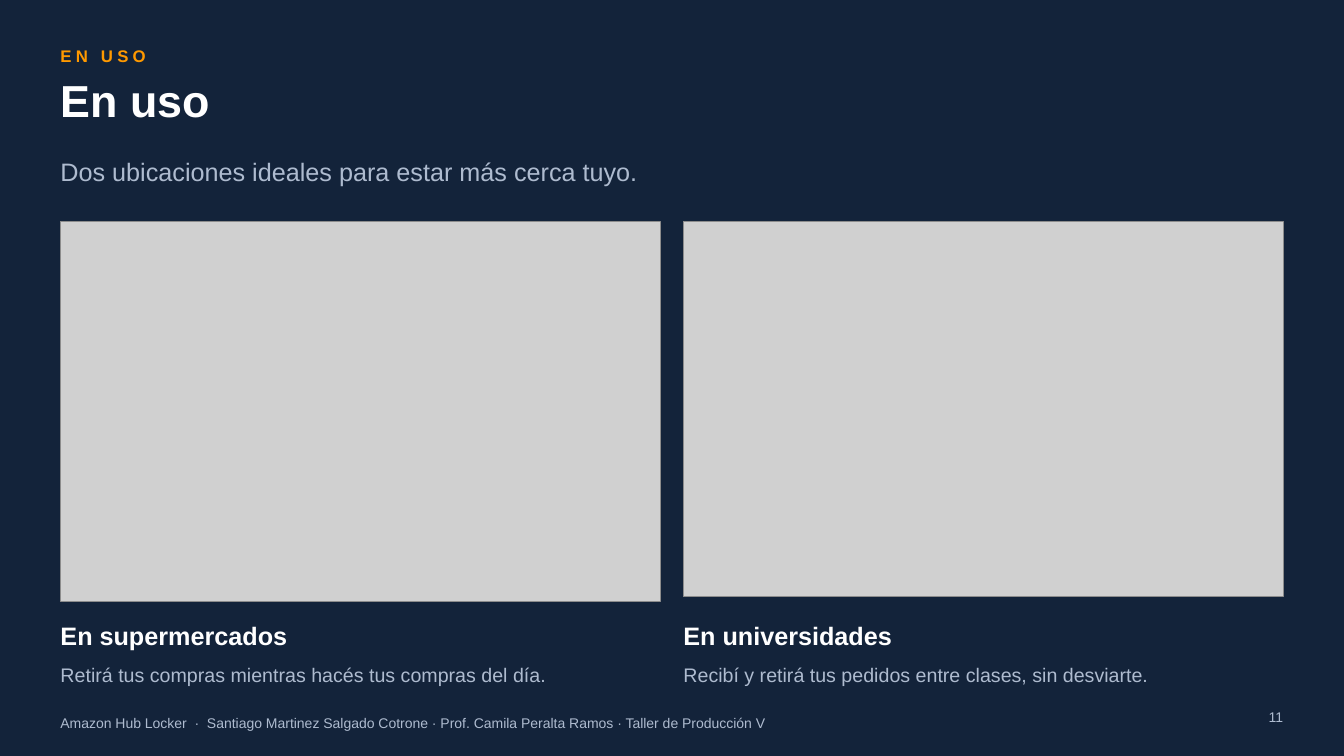
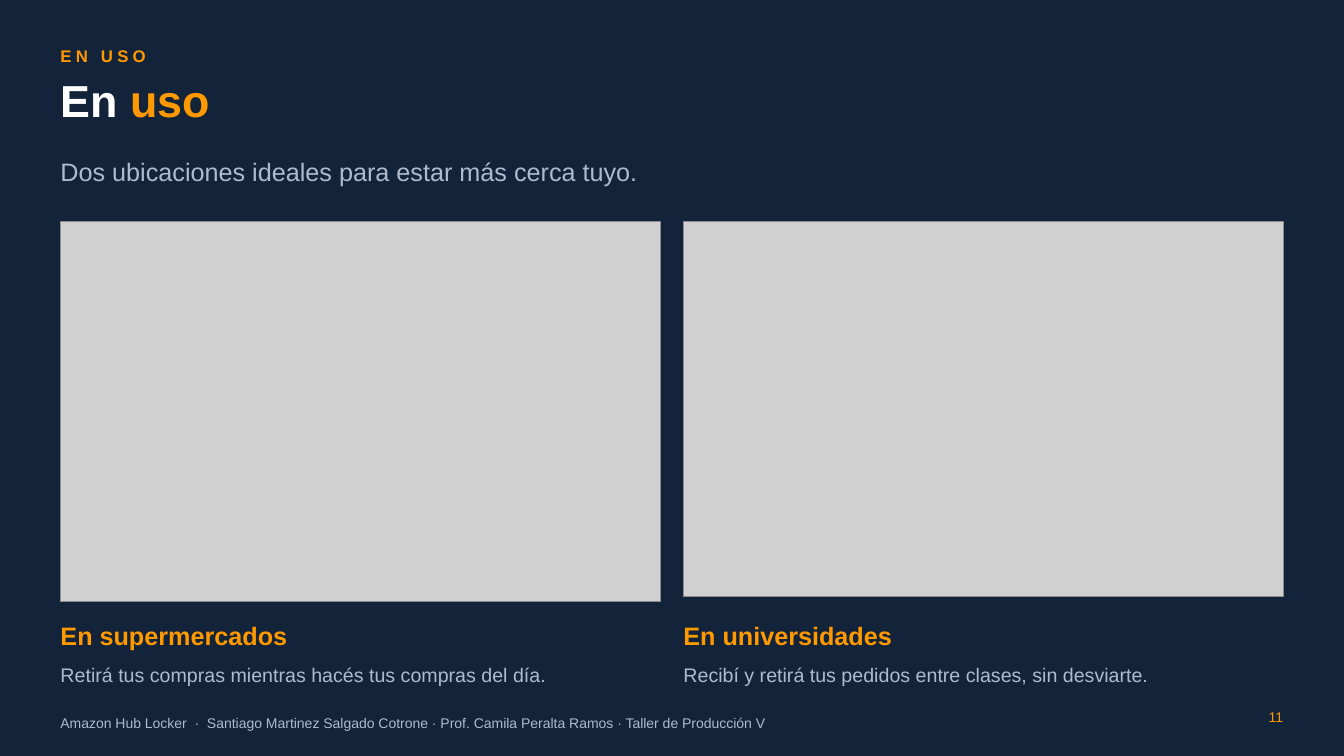
Before and after one commit to ramasalgado/Amazon-Proyecto, a slide deck: slide 11 of presentacion/Amazon-Hub-Locker-presentacion.pptx. Drawn at 1344x756 pixels with LibreOffice and Linux fonts; fonts in the diff are those of the drawing; grey boxes stand for pictures; background and template pictures are left out. Boxes give left, top, right and bottom in pixels: in the first picture for what was removed or moved away, otherwise in the second. Text is boxed around its words. In the diff, an @@ line names an element or a change of style, - is before the commit and + after.

```diff
--- a/presentacion/Amazon-Hub-Locker-presentacion.pptx
+++ b/presentacion/Amazon-Hub-Locker-presentacion.pptx
@@ title "En uso" at (60, 86, 210, 118): text colour #FFFFFF to #FF9900 in "uso" @@
@@ text "En supermercados" at (60, 626, 288, 651): text colour #FFFFFF to #FF9900 @@
@@ text "En universidades" at (683, 626, 892, 646): text colour #FFFFFF to #FF9900 @@
@@ page number at (1269, 712, 1283, 722): text colour #AEBBCF to #FF9900 @@
```
Also in this commit, not shown: 11 other slides changed, 1 other file.
